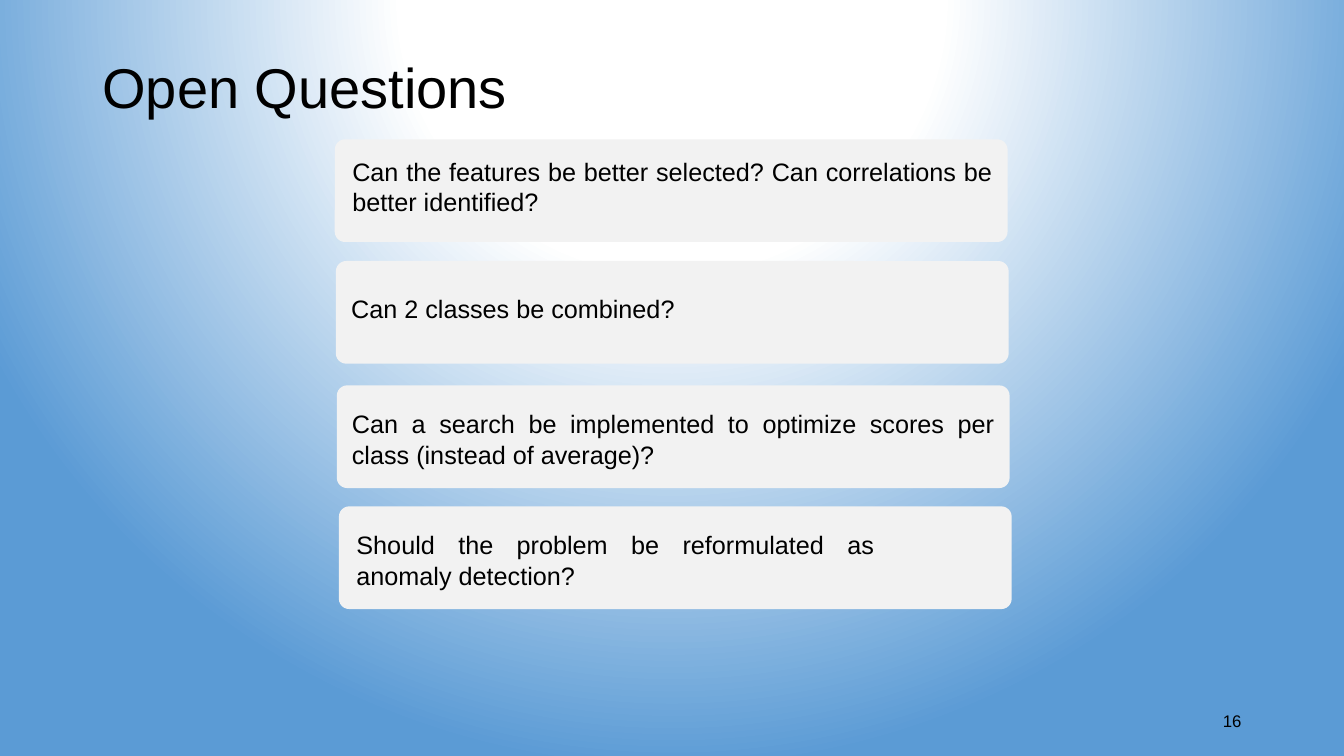
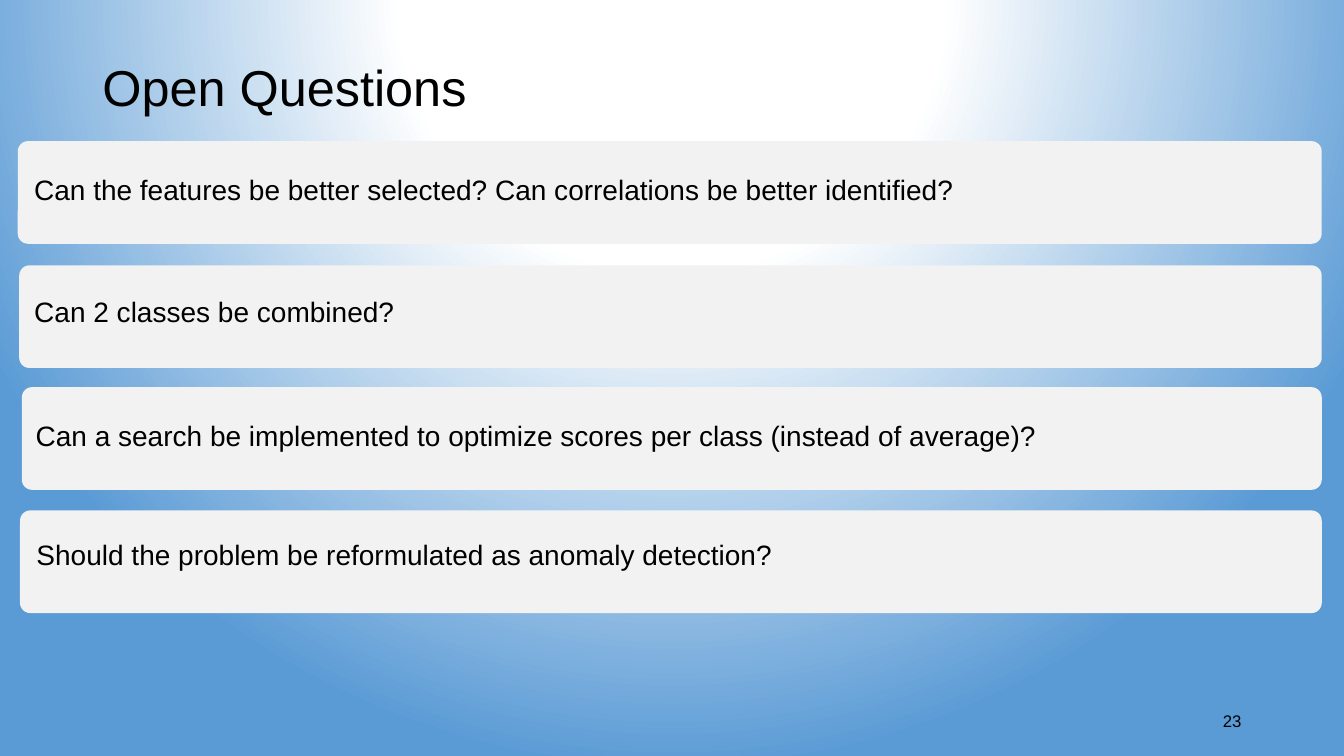
Before and after one commit to aspds18/Springboard_capstone1, a slide deck: slide 23 of Capstone1_presentation.pptx (slide 16 before the commit). Drawn at 1344x756 pixels with LibreOffice and Linux fonts; fonts in the diff are those of the drawing. Boxes give left, top, right and bottom in pixels: in the first picture for what was removed or moved away, otherwise in the second. Text is boxed around its words. In the diff, an @@ line names an element or a change of style, - is before the commit and + after.

```diff
--- a/Capstone1_presentation.pptx
+++ b/Capstone1_presentation.pptx
@@ title "Open Questions" at bbox=[102, 69, 467, 116]: size 40 to 36 pt @@
@@ rounded rectangle: place and size @@
-rounded rectangle at bbox=[335, 139, 1007, 242]
+rounded rectangle at bbox=[18, 141, 1323, 244]
@@ text "Can the features be better ...": place and size @@
-text "Can the features be better ..." at bbox=[352, 162, 992, 212]
+text "Can the features be better ..." at bbox=[34, 179, 953, 201]
@@ rounded rectangle: place and size @@
-rounded rectangle at bbox=[336, 261, 1008, 364]
+rounded rectangle at bbox=[19, 265, 1322, 368]
@@ text "Can 2 classes be combined?": place and size @@
-text "Can 2 classes be combined?" at bbox=[351, 299, 674, 319]
+text "Can 2 classes be combined?" at bbox=[34, 301, 394, 323]
@@ rounded rectangle: place and size @@
-rounded rectangle at bbox=[337, 385, 1009, 488]
+rounded rectangle at bbox=[22, 387, 1323, 490]
@@ text "Can a search be implemented ...": place and size @@
-text "Can a search be implemented ..." at bbox=[352, 414, 994, 469]
+text "Can a search be implemented ..." at bbox=[36, 425, 1035, 451]
@@ size 18 to 20 pt in 4 elements at bbox=[36, 425, 1035, 451], bbox=[34, 301, 394, 323], bbox=[34, 179, 953, 201], bbox=[36, 544, 771, 570] @@
@@ text "Should the problem be reformulated ...": place and size @@
-text "Should the problem be reformulated ..." at bbox=[356, 535, 874, 590]
+text "Should the problem be reformulated ..." at bbox=[36, 544, 771, 570]
@@ rounded rectangle: place and size @@
-rounded rectangle at bbox=[339, 506, 1011, 609]
+rounded rectangle at bbox=[20, 510, 1322, 613]
@@ page number at bbox=[1223, 715, 1242, 727]: text changed @@
-16
+23
```
Also in this commit, not shown: 14 other slides changed, 7 slides added.
